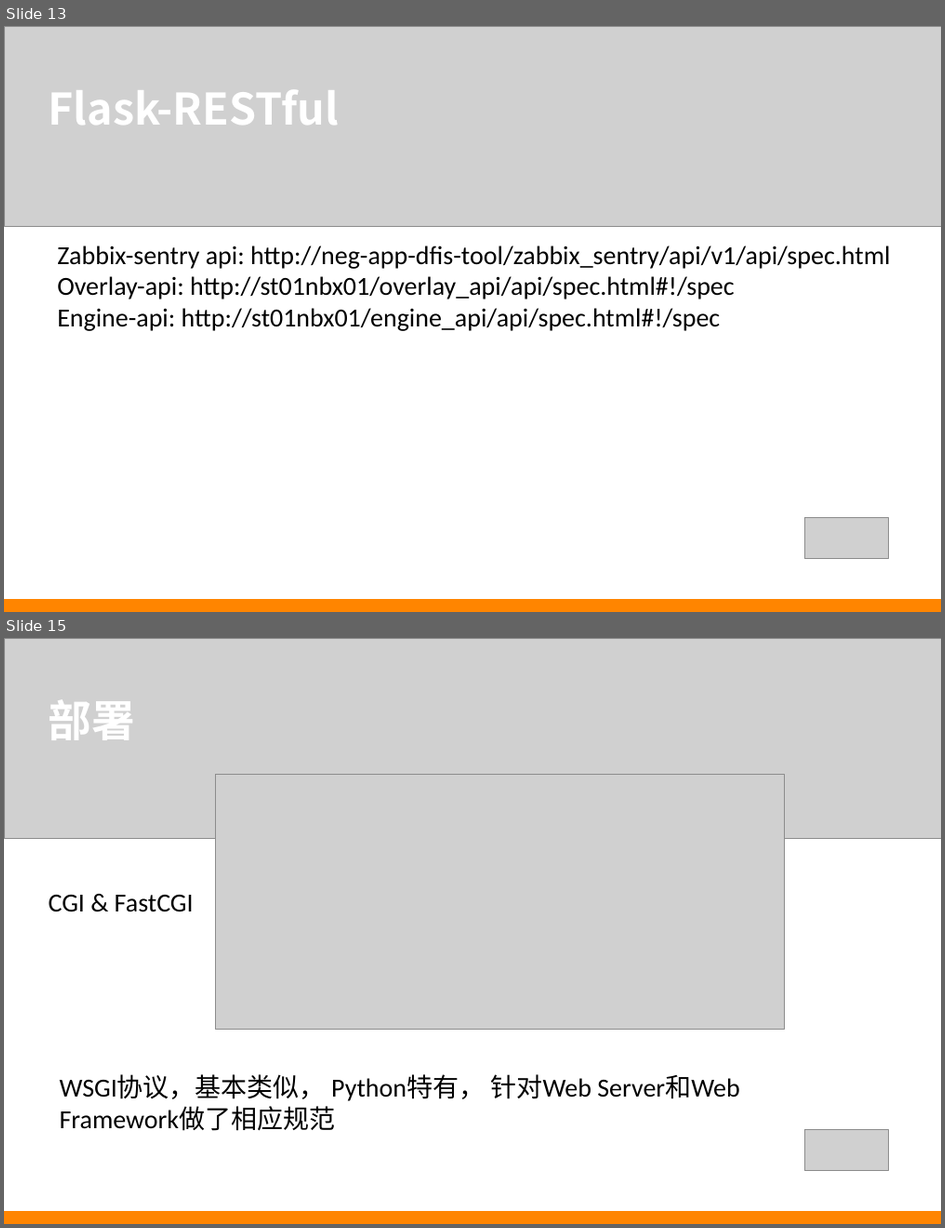
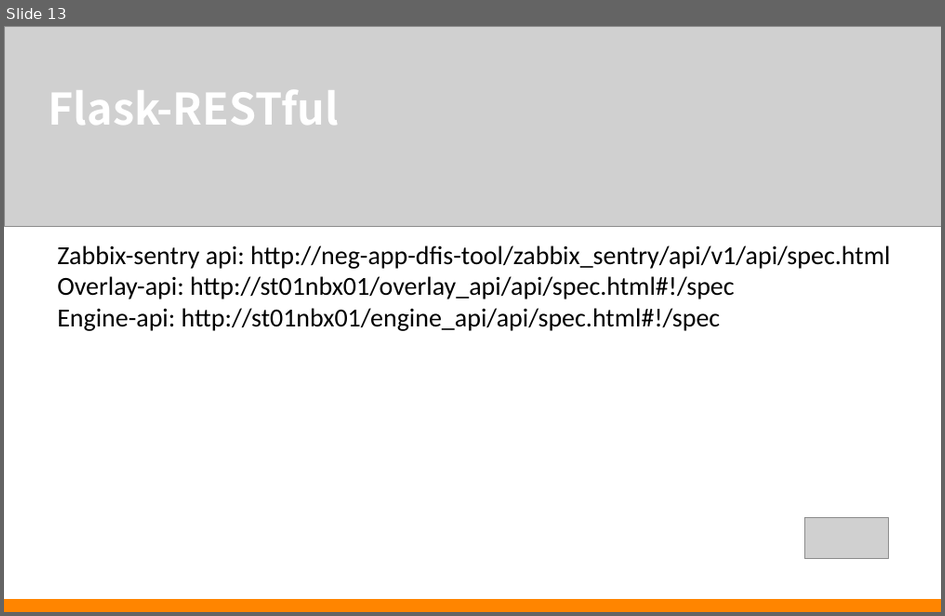
Before and after one commit to by46/mnemosyne, a slide deck: ppt/restful.ppt. Shown one above the other, each under a label of ours: slides 13 and 15 before the commit, slide 13 after it; the slides between them are not shown. The pictures are 945x1228 and 945x616 pixels, drawn with LibreOffice and Linux fonts; fonts in the diff are those of the drawing; grey boxes stand for pictures. Boxes give left, top, right and bottom in pixels: in the first picture for what was removed or moved away, otherwise in the second. Text is boxed around its words. In the diff, an @@ line names an element or a change of style, - is before the commit and + after.

```diff
--- a/ppt/restful.ppt
+++ b/ppt/restful.ppt
@@ slide 15 removed at [4, 638, 941, 1224], background #FFFFFF @@
@@ picture removed at [4, 638, 941, 839] @@
@@ text removed at [49, 700, 135, 740] @@
-部署
@@ picture removed at [216, 774, 784, 1029] @@
@@ text removed at [49, 895, 194, 912] @@
-CGI & FastCGI
@@ text removed at [60, 1074, 740, 1131] @@
-WSGI协议，基本类似， Python特有， 针对Web Server和Web Framework做了相应规范
@@ picture removed at [805, 1130, 888, 1172] @@
@@ rectangle removed at [4, 1211, 941, 1224] @@
```
Also in this commit, not shown: 4 slides changed, 3 slides added.
